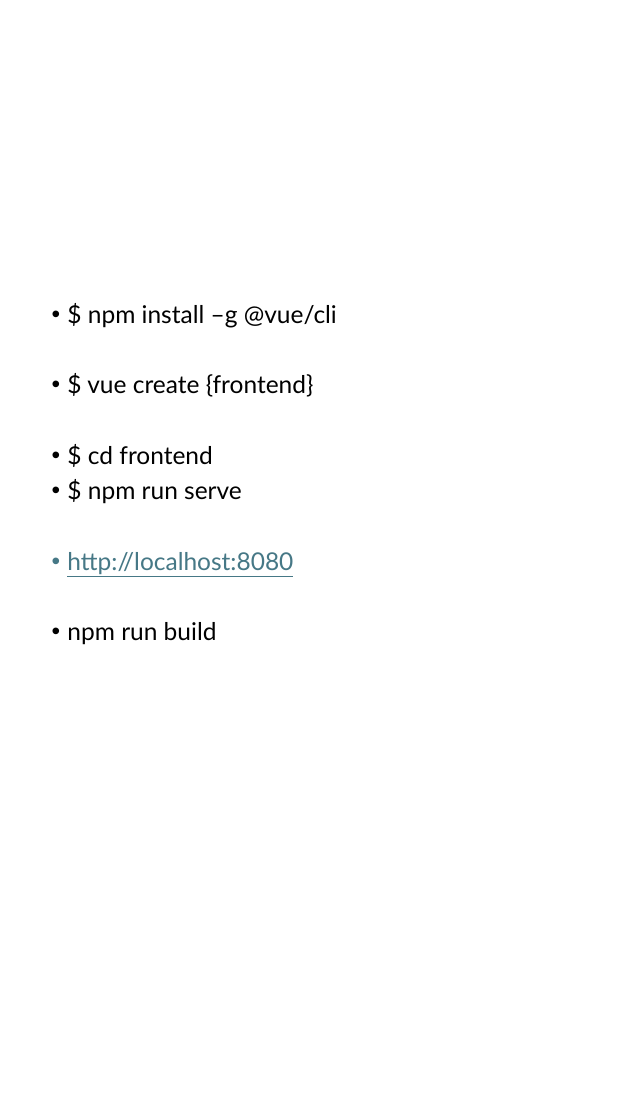
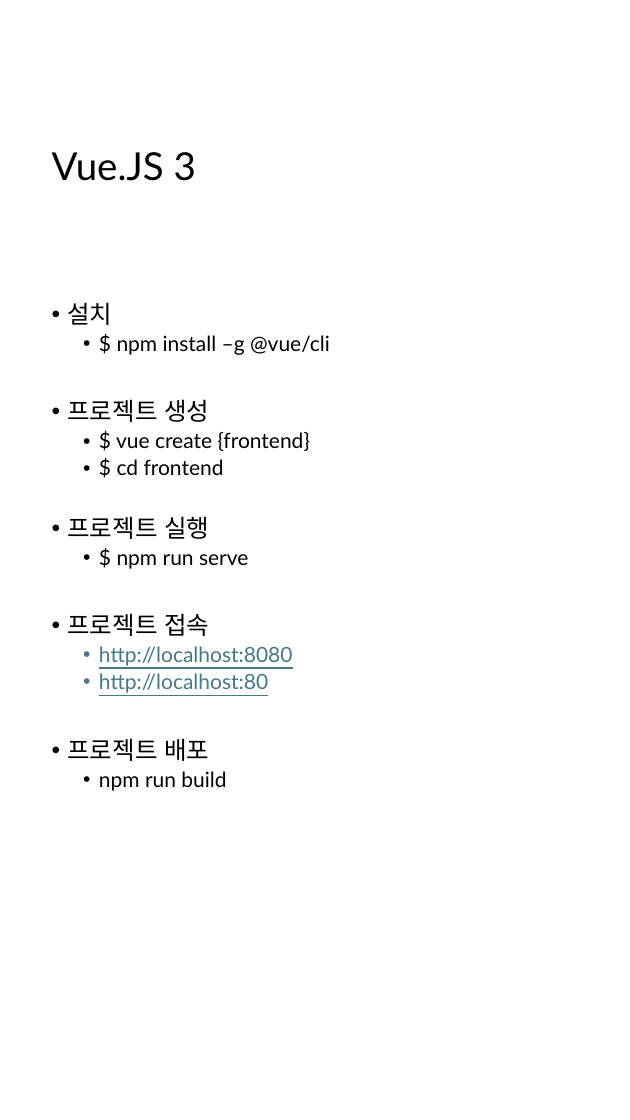
Before and after one commit to 92-seok/wooboWEB-NextJS-migration-, a slide deck: slide 2 of doc/개발환경_설치매뉴얼(Vue.JS).pptx. Drawn at 630x1120 pixels with LibreOffice and Linux fonts; fonts in the diff are those of the drawing. Boxes give left, top, right and bottom in pixels: in the first picture for what was removed or moved away, otherwise in the second. Text is boxed around its words. In the diff, an @@ line names an element or a change of style, - is before the commit and + after.

```diff
--- a/doc/개발환경_설치매뉴얼(Vue.JS).pptx
+++ b/doc/개발환경_설치매뉴얼(Vue.JS).pptx
@@ title added at bbox=[52, 152, 196, 181], 33 pt, text #000000 @@
+Vue.JS 3
@@ text at bbox=[67, 302, 112, 325]: paragraph added @@
+• 설치
@@ text at bbox=[99, 335, 330, 791]: size 21 to 18 pt in "$ npm install –g @vue/cli", "$ vue create {frontend}", "$ cd frontend", "$ npm run serve" and 2 more places; list level 1 to 2 in "$ npm install –g @vue/cli"; list level 1 to 2 in "$ vue create {frontend}"; list level 1 to 2 in "$ cd frontend"; list level 1 to 2 in "$ npm run serve"; list level 1 to 2 in "http://localhost:8080"; list level 1 to 2 in "npm run build" @@
@@ text at bbox=[67, 399, 209, 422]: paragraph added @@
+• 프로젝트 생성
@@ text at bbox=[67, 516, 209, 539]: paragraph added @@
+• 프로젝트 실행
@@ text at bbox=[67, 613, 209, 636]: paragraph added @@
+• 프로젝트 접속
@@ text at bbox=[67, 673, 268, 761]: paragraphs added @@
+  • http://localhost:80
+• 프로젝트 배포
```
Also in this commit, not shown: 2 other slides changed, 3 slides added, 1 slide removed, 4 other files.
